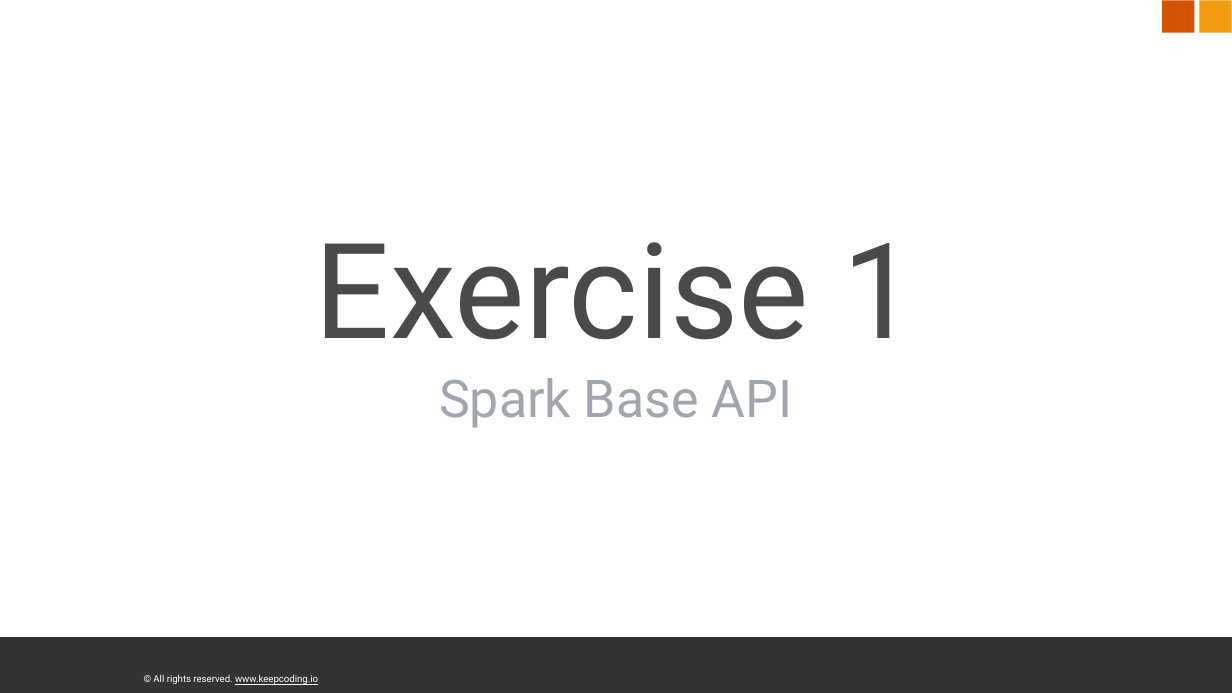
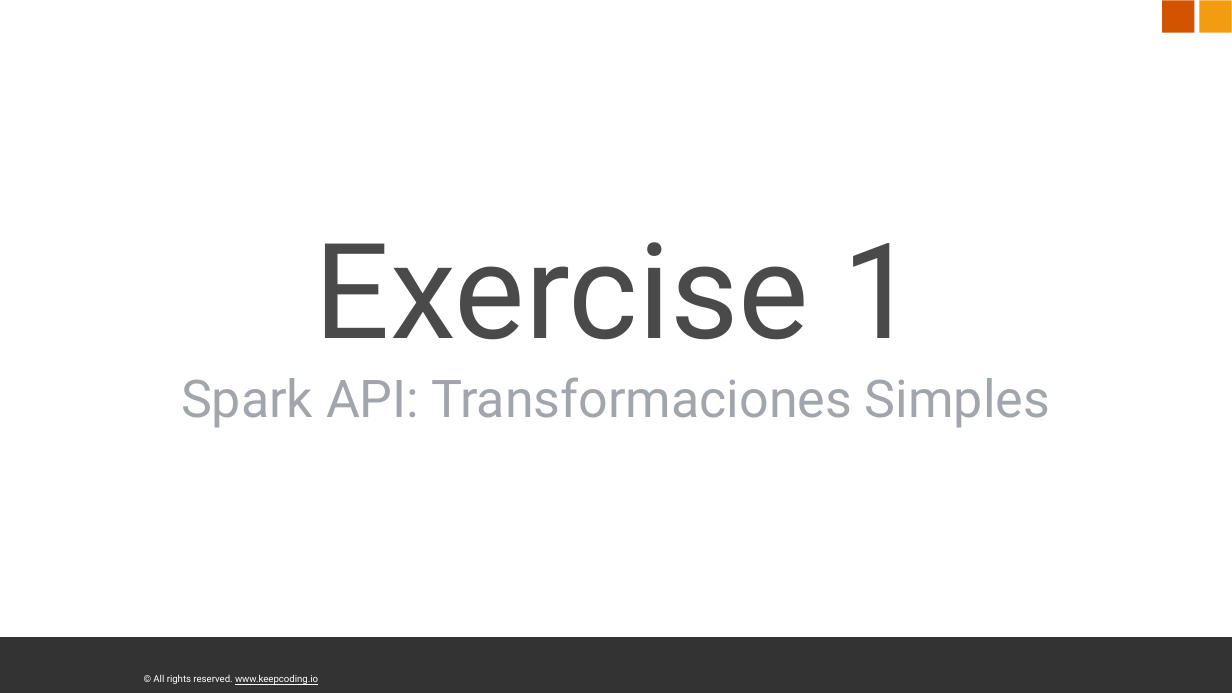
Before and after one commit to frisinacho/big-data-processing-spark-y-scala, a slide deck: slide 20 of sources/spark_core.pptx. Drawn at 1232x693 pixels with LibreOffice and Linux fonts; fonts in the diff are those of the drawing; background and template pictures are left out. Boxes give left, top, right and bottom in pixels: in the first picture for what was removed or moved away, otherwise in the second. Text is boxed around its words. In the diff, an @@ line names an element or a change of style, - is before the commit and + after.

Commit message:
update spark ppt

```diff
--- a/sources/spark_core.pptx
+++ b/sources/spark_core.pptx
@@ title at [181, 242, 1050, 428]: text changed @@
-Exercise 1
-Spark Base API
+Exercise 1
+Spark API: Transformaciones Simples
```
